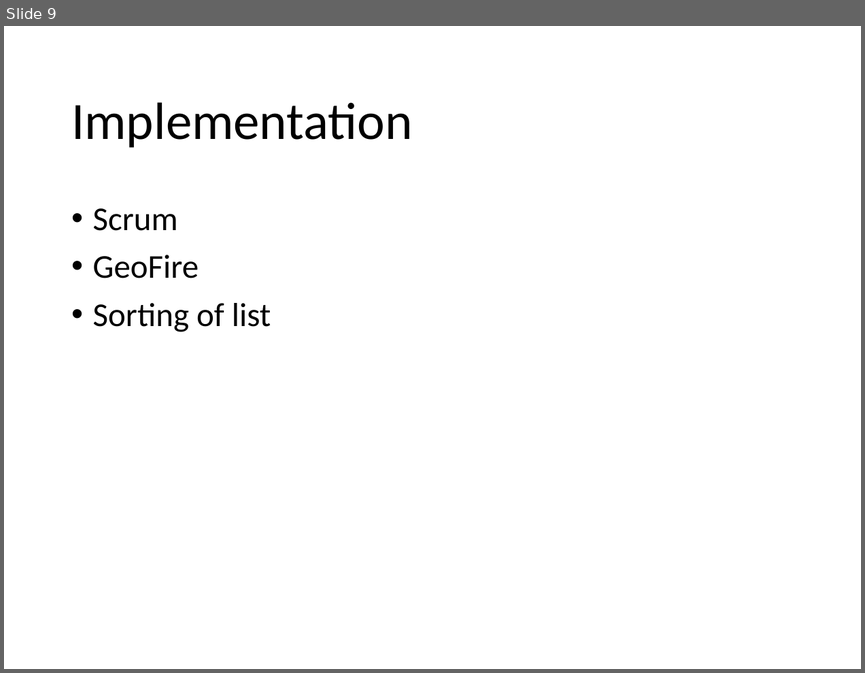
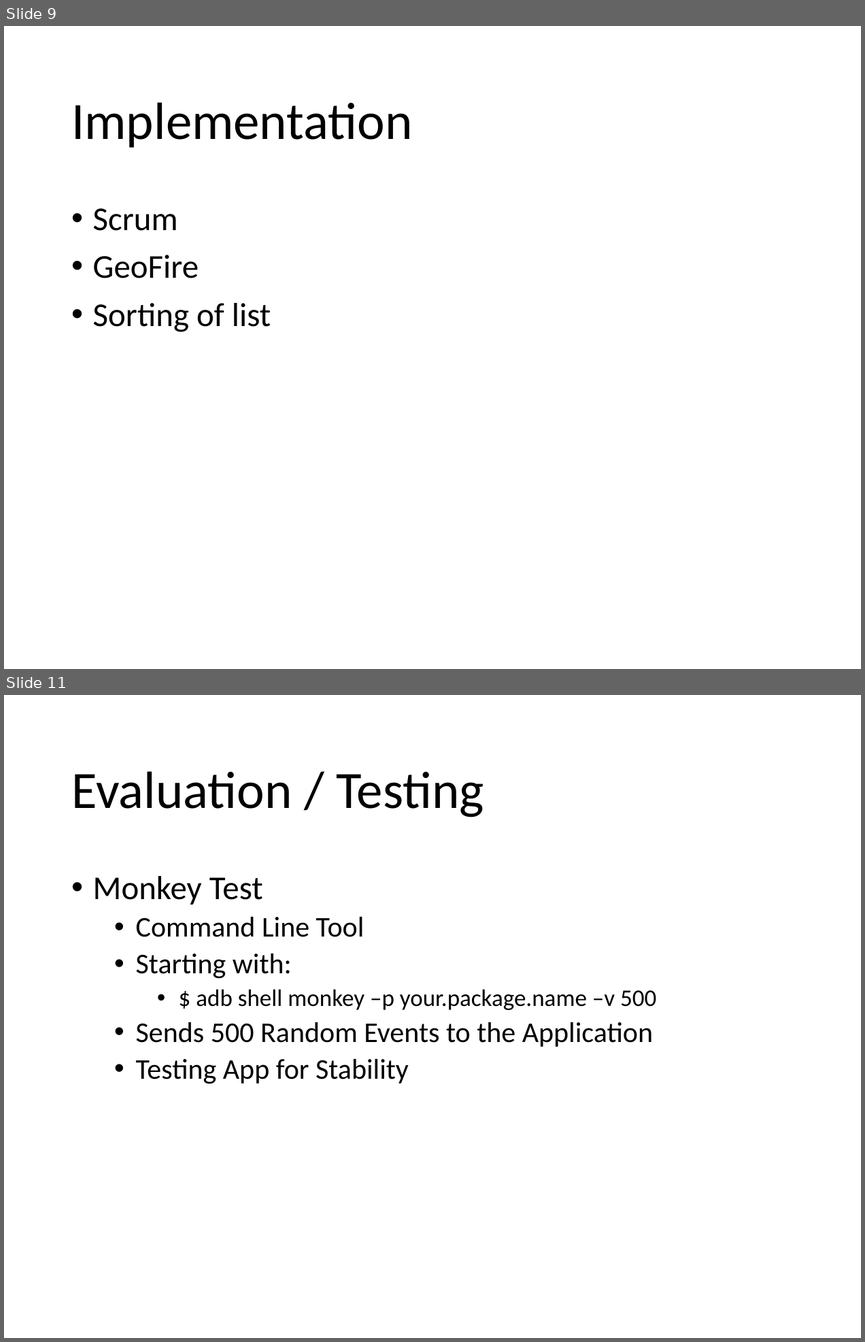
Before and after one commit to MSE-MobOP/Ski-Compass, a slide deck: Documents/Presentation/Presentation.pptx. Shown one above the other, each under a label of ours: slide 9 before the commit, slides 9 and 11 after it; the slides between them are not shown. The pictures are 865x673 and 865x1342 pixels, drawn with LibreOffice and Linux fonts; fonts in the diff are those of the drawing. Boxes give left, top, right and bottom in pixels: in the first picture for what was removed or moved away, otherwise in the second. Text is boxed around its words. In the diff, an @@ line names an element or a change of style, - is before the commit and + after.

Commit message:
Add Page for Android Monkey Test Add Page for Demo of Application

```diff
--- a/Documents/Presentation/Presentation.pptx
+++ b/Documents/Presentation/Presentation.pptx
@@ slide 11 added at [4,695,861,1338], background #FFFFFF @@
@@ title added at [71,771,484,817], 44 pt, text #000000 @@
+Evaluation / Testing
@@ text added at [93,876,656,1084], 24 pt, text #000000 @@
+• Monkey Test
+  • Command Line Tool
+  • Starting with:
+    • $ adb shell monkey –p your.package.name –v 500
+  • Sends 500 Random Events to the Application
+  • Testing App for Stability
```
Also in this commit, not shown: 2 slides changed, 2 other slides added.
